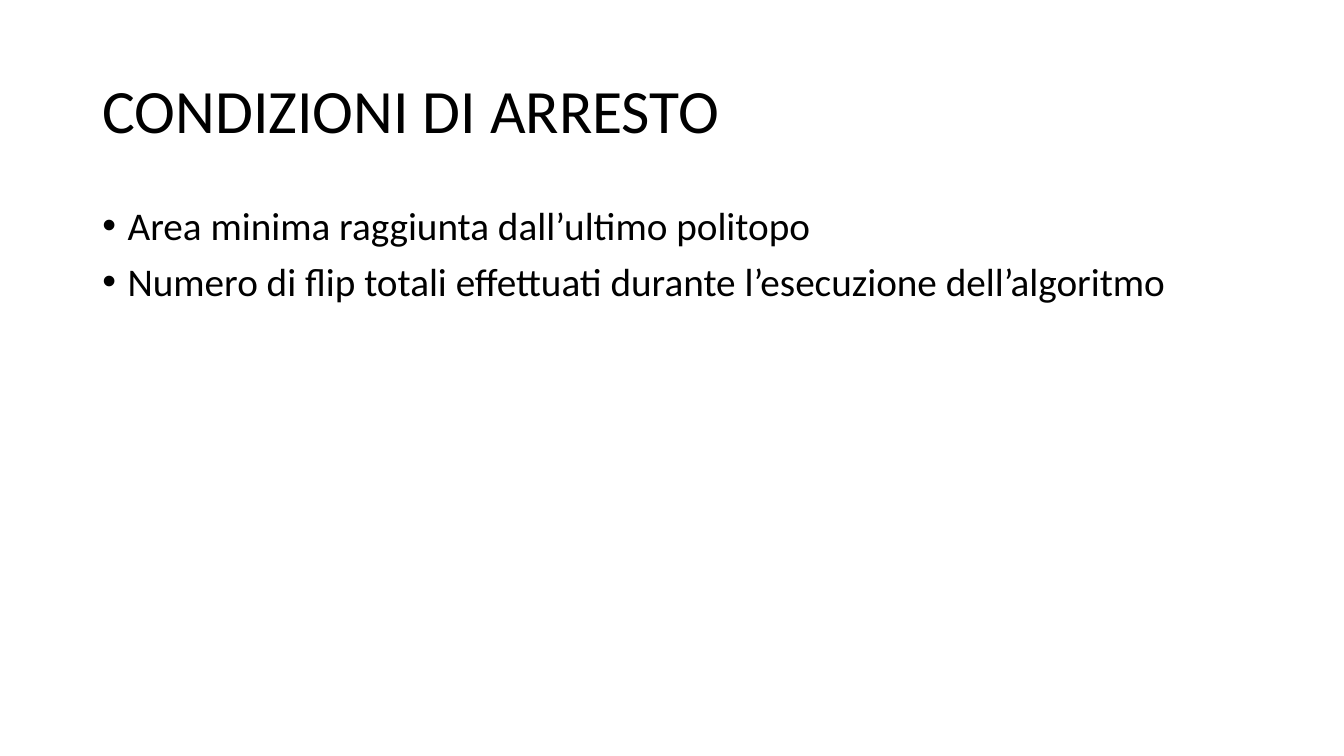
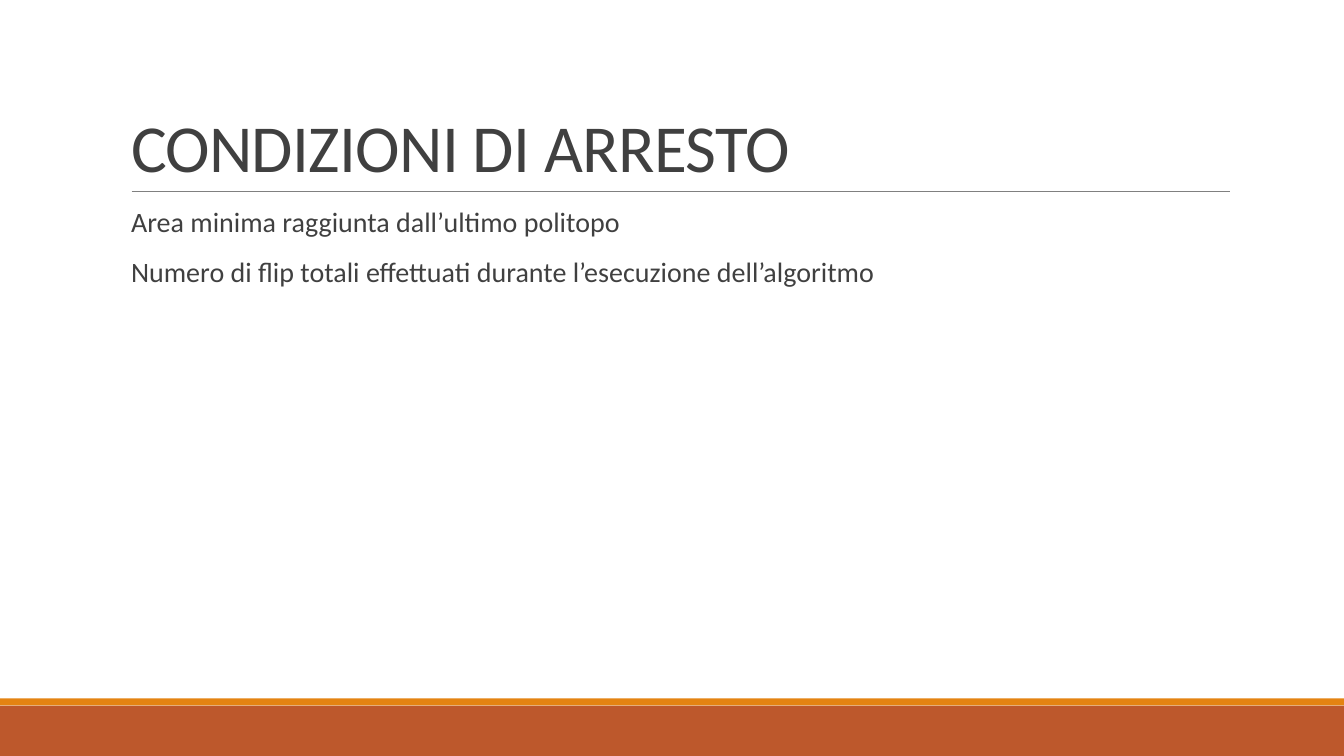
Before and after one commit to baldimario/Simplex, a slide deck: slide 9 of IDENTICAZIONE SISTEMA DI CARICHE PUNTIFORMI DA MISURE DI.pptx. Drawn at 1344x756 pixels with LibreOffice and Linux fonts; fonts in the diff are those of the drawing. Boxes give left, top, right and bottom in pixels: in the first picture for what was removed or moved away, otherwise in the second. Text is boxed around its words. In the diff, an @@ line names an element or a change of style, - is before the commit and + after.

```diff
--- a/IDENTICAZIONE SISTEMA DI CARICHE PUNTIFORMI DA MISURE DI.pptx
+++ b/IDENTICAZIONE SISTEMA DI CARICHE PUNTIFORMI DA MISURE DI.pptx
@@ title "CONDIZIONI DI ARRESTO": place and size @@
-title "CONDIZIONI DI ARRESTO" at box(102, 93, 719, 134)
+title "CONDIZIONI DI ARRESTO" at box(131, 128, 789, 173)
@@ title "CONDIZIONI DI ARRESTO" at box(131, 128, 789, 173): size 44 to 48 pt, text colour #000000 to #404040, letter spacing 0 to -0.5 pt; line spacing 0.9 to 0.85; vertical alignment middle to bottom @@
@@ text "Area minima raggiunta dall’ultimo politopo" at box(131, 212, 874, 287): size 28 to 20 pt, text colour #000000 to #404040; bullet • to  ; more space between paragraphs @@
@@ line added from (132, 192) to (1231, 192), #808080 0.5 pt @@
@@ rectangle added at box(0, 706, 1344, 756), fill #BD582C @@
@@ rectangle added at box(0, 699, 1344, 706), fill #E48312 @@
```
Also in this commit, not shown: 8 other slides changed, 2 slides added, 2 slides removed, 2 other files.
